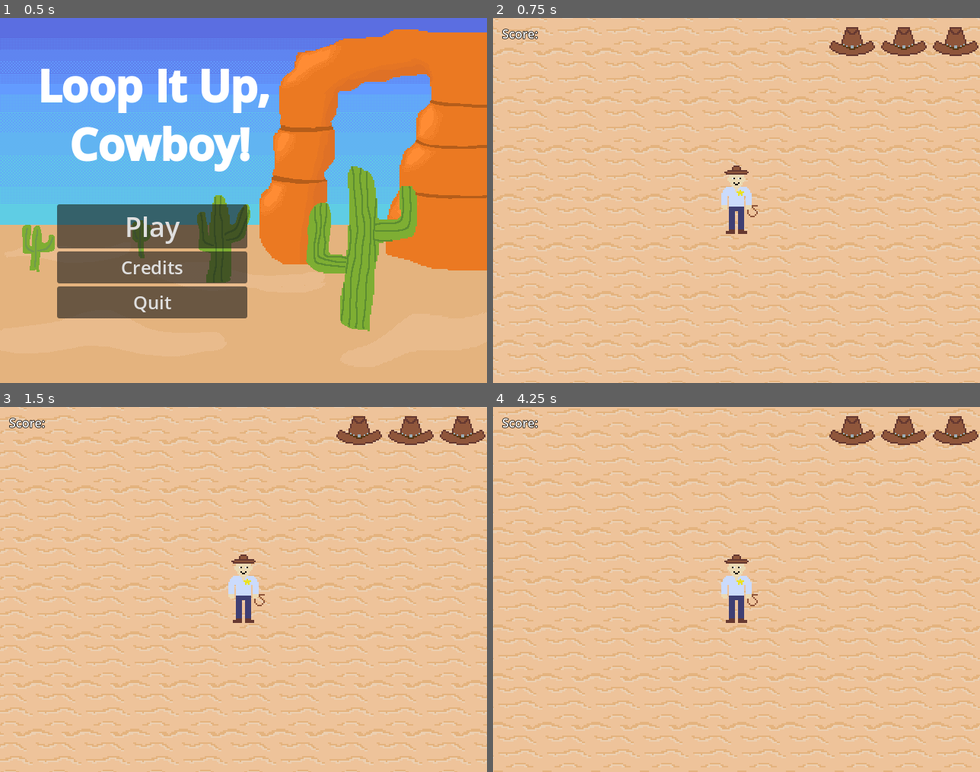
Above: before the commit, frames 1-4 (two rows, left to right).
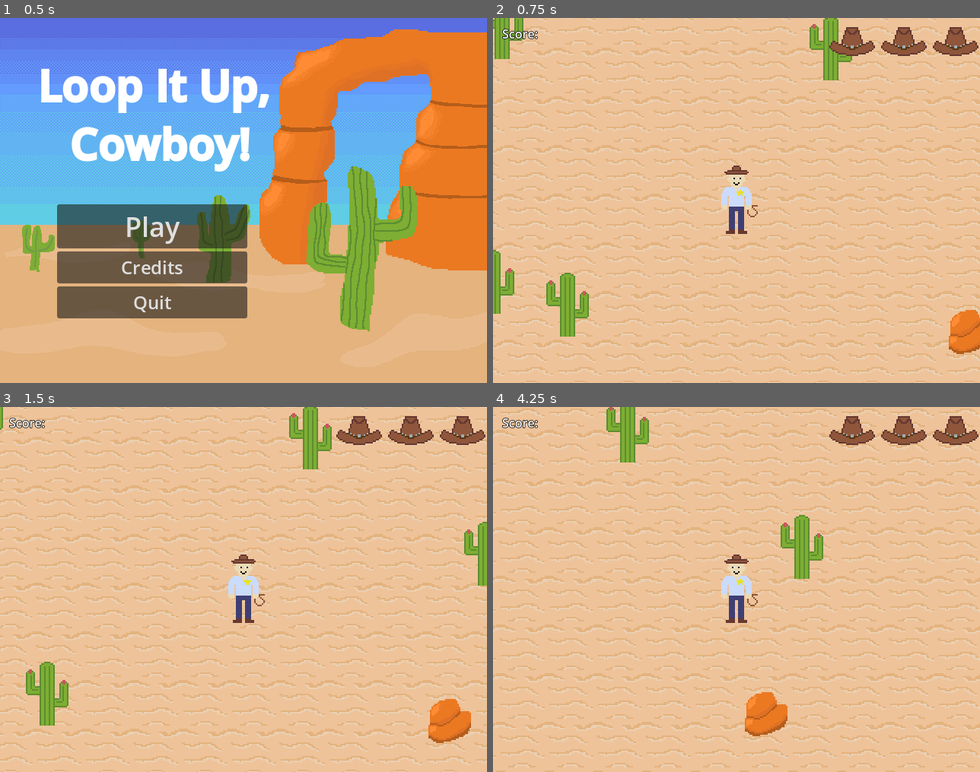
Above: after the commit, the same moments.

Repository: thearst3rd/gmtk-2025
Game: Godot game, scene res://src/menu/main_menu.tscn
The game is run twice, just before and just after one commit, with the same random seed, the same clock (stepped at 60 frames per second) and the same inputs. The engine's default icon, where the game draws it, is replaced by a stand-in: a white triangle on a blue panel in a dark square.
Inputs (mouse positions are in pixels of both pictures, inside the frame that each line leads up to):
- Up to frame 1 (0.5 s): no input
- Up to frame 2 (0.75 s): click "Play" at 0.5 s
- Up to frame 3 (1.5 s): tap Enter at 1.25 s; move the mouse to (350, 571) at 1.27 s; press the mouse at (350, 571) at 1.28 s; hold D (move_right) from 1.28 s (still down)
- Up to frame 4 (4.25 s): move the mouse to (639, 607) at 2.02 s; release D (move_right) at 2.03 s; release the mouse at (639, 607) at 2.03 s; hold S (move_down) 2.03-2.78 s; click (639, 607) at 2.1 s; move the mouse to (785, 509) at 2.77 s; press the mouse at (785, 509) at 2.78 s; hold D (move_right) 2.78-3.53 s; move the mouse to (712, 662) at 3.52 s; release the mouse at (712, 662) at 3.53 s; hold W (move_up) from 3.53 s (still down); click (712, 662) at 3.6 s

Frame 1 is identical in both runs. In frame 2, 3.1% of the frame differs, in the area x 0-100%, y 0-93%; in frame 3, 3.0%; in frame 4, 11%, in the area x 0-100%, y 0-100%.
Error before the commit: Parse Error: Could not preload resource file "res://src/game/cactus.tscn". (res://src/game/arena.gd:85)

Commit message:
Merging from way behind is a pain

Diff:
--- a/src/game/arena.tscn
+++ b/src/game/arena.tscn
@@ -1,12 +1,11 @@
-[gd_scene load_steps=10 format=3 uid="uid://b0rybmr68nlu2"]
+[gd_scene load_steps=9 format=3 uid="uid://b0rybmr68nlu2"]
 
 [ext_resource type="Script" uid="uid://cquq3y345hu4n" path="res://src/game/arena.gd" id="1_0pbf2"]
 [ext_resource type="PackedScene" uid="uid://dwowpahlj38c2" path="res://src/game/infinite_background.tscn" id="1_44jrx"]
 [ext_resource type="PackedScene" uid="uid://fhqqde4xxf6l" path="res://src/game/player.tscn" id="1_p3gke"]
 [ext_resource type="PackedScene" uid="uid://dvr4gp8bis72j" path="res://src/menu/pause_menu.tscn" id="2_fpc82"]
-[ext_resource type="PackedScene" uid="uid://6tyx4sklhchk" path="res://src/game/cactus.tscn" id="3_0pbf2"]
 [ext_resource type="Script" uid="uid://c8nwccsmwim1l" path="res://src/game/enemy_spawner.gd" id="4_44jrx"]
-[ext_resource type="PackedScene" uid="uid://tvelcr33ffrq" path="res://src/game/Healthbar.tscn" id="4_j5vg1"]
+[ext_resource type="PackedScene" uid="uid://tvelcr33ffrq" path="res://src/game/healthbar.tscn" id="4_j5vg1"]
 [ext_resource type="PackedScene" uid="uid://c14gxuhmro3d5" path="res://src/game/game_over.tscn" id="5_ewcyu"]
 
 [sub_resource type="LabelSettings" id="LabelSettings_dwrxi"]
--- a/src/game/cactus.tscn
+++ b/src/game/cactus.tscn
@@ -14,7 +14,6 @@
 [node name="Cactus" type="Area2D" groups=["HurtsPlayer"]]
 collision_layer = 4
 collision_mask = 3
-script = ExtResource("1_326do")
 
 [node name="Sprite2D" type="Sprite2D" parent="."]
 scale = Vector2(2, 2)
--- a/src/game/enemy_projectile.gd
+++ b/src/game/enemy_projectile.gd
@@ -31,7 +31,6 @@
 
 
 func on_body_entered(body: Node2D) -> void:
-	print(body)
 	if body is Player or body.owner is Player:
 		return
 	# Fancy particle effects, etc.
--- a/src/game/enemy_projectile.tscn
+++ b/src/game/enemy_projectile.tscn
@@ -5,6 +5,33 @@
 
 [sub_resource type="CircleShape2D" id="CircleShape2D_ykfnh"]
 radius = 19.0
+
+[sub_resource type="Animation" id="Animation_ykfnh"]
+length = 0.001
+tracks/0/type = "value"
+tracks/0/imported = false
+tracks/0/enabled = true
+tracks/0/path = NodePath("Sprite2D:rotation")
+tracks/0/interp = 1
+tracks/0/loop_wrap = true
+tracks/0/keys = {
+"times": PackedFloat32Array(0),
+"transitions": PackedFloat32Array(1),
+"update": 0,
+"values": [0.0]
+}
+tracks/1/type = "value"
+tracks/1/imported = false
+tracks/1/enabled = true
+tracks/1/path = NodePath("Sprite2D:scale")
+tracks/1/interp = 1
+tracks/1/loop_wrap = true
+tracks/1/keys = {
+"times": PackedFloat32Array(0),
+"transitions": PackedFloat32Array(1),
+"update": 0,
+"values": [Vector2(1, 1)]
+}
 
 [sub_resource type="Animation" id="Animation_0piwa"]
 resource_name = "left"
@@ -33,33 +60,6 @@
 "transitions": PackedFloat32Array(1),
 "update": 0,
 "values": [Vector2(-1.5, 1.5)]
-}
-
-[sub_resource type="Animation" id="Animation_ykfnh"]
-length = 0.001
-tracks/0/type = "value"
-tracks/0/imported = false
-tracks/0/enabled = true
-tracks/0/path = NodePath("Sprite2D:rotation")
-tracks/0/interp = 1
-tracks/0/loop_wrap = true
-tracks/0/keys = {
-"times": PackedFloat32Array(0),
-"transitions": PackedFloat32Array(1),
-"update": 0,
-"values": [0.0]
-}
-tracks/1/type = "value"
-tracks/1/imported = false
-tracks/1/enabled = true
-tracks/1/path = NodePath("Sprite2D:scale")
-tracks/1/interp = 1
-tracks/1/loop_wrap = true
-tracks/1/keys = {
-"times": PackedFloat32Array(0),
-"transitions": PackedFloat32Array(1),
-"update": 0,
-"values": [Vector2(1, 1)]
 }
 
 [sub_resource type="Animation" id="Animation_kfs3b"]
--- a/src/game/healthbar.gd
+++ b/src/game/healthbar.gd
@@ -17,8 +17,8 @@
 
 
 func _on_player_player_hit(current_health: int) -> void:
-	if(current_health >= MAX_HEALTH):
+	if current_health >= MAX_HEALTH:
 		return
 	for i in MAX_HEALTH:
-		if(i >= current_health):
+		if i >= current_health:
 			health_markers[i].texture = unhealthy_texture
--- a/src/game/player.gd
+++ b/src/game/player.gd
@@ -19,7 +19,7 @@
 
 
 func _physics_process(_delta: float) -> void:
-	if(remaining_health <= 0):
+	if remaining_health <= 0:
 		return
 
 	var direction := Input.get_vector(&"move_left", &"move_right", &"move_up", &"move_down")
@@ -33,23 +33,23 @@
 	for i in get_slide_collision_count():
 		var collision := get_slide_collision(i)
 		var collider: Node = collision.get_collider()
-		if(collider.is_in_group("HurtsPlayer")):
+		if collider.is_in_group("HurtsPlayer"):
 			player_damaged()
 			break
 
 
 func _on_hurtbox_area_entered(area: Area2D) -> void:
-	if(area.is_in_group("HurtsPlayer")):
+	if area.is_in_group("HurtsPlayer"):
 		player_damaged()
 
 
 func player_damaged() -> void:
-	if(not vulnerable):
+	if not vulnerable:
 		return
 	print("Oof ouch owie my bones.")
 	remaining_health -= 1
 	player_hit.emit(remaining_health)
-	if(remaining_health <= 0):
+	if remaining_health <= 0:
 		player_died.emit()
 	else:
 		vulnerable = false
--- a/src/game/player.tscn
+++ b/src/game/player.tscn
@@ -77,6 +77,8 @@
 sprite_frames = SubResource("SpriteFrames_lwbkh")
 
 [node name="Hurtbox" type="Area2D" parent="."]
+collision_layer = 0
+collision_mask = 6
 
 [node name="CollisionShape2D" type="CollisionShape2D" parent="Hurtbox"]
 shape = SubResource("CapsuleShape2D_nkm2x")
